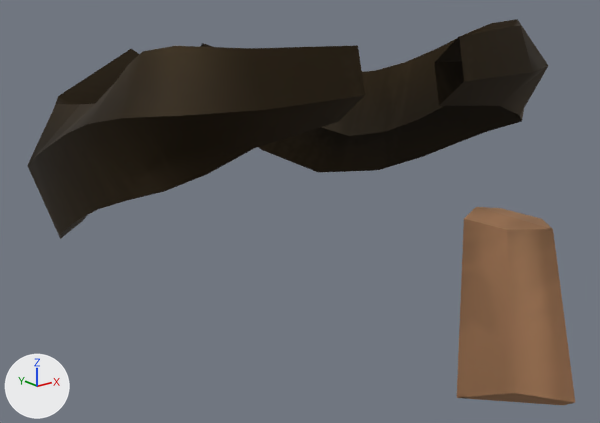
Before and after pictures for a commit that changed the FBX model Prototype/SwarmPrototype/Resources/SwarmModels/Warrior_Head_Bare.fbx.
Before and after are seen from a 50 mm lens placed at (-0.65, -0.739, 2.76), pointed at (-0.031, 0.034, 2.451). Arrows for +X, +Y and +Z are at lower left; the lights stay in place. The first picture is the older version.

In view in the first picture: 'Warrior_Head_Bare'.
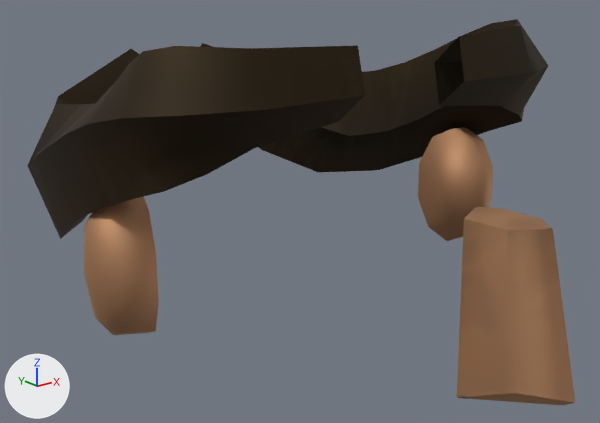
Boxes (x1, y1, x2, y2) around the edits, measured in the pictures (600 x 423 px):
```json
{"part": 1, "of": "me_warrior_head_bare", "change": "added", "after": [418, 127, 494, 241], "on screen": "brown"}
{"part": 2, "of": "me_warrior_head_bare", "change": "added", "after": [84, 197, 159, 335], "on screen": "brown"}
```

Scene script edits in JSON lines:
```json
{"block": "me_warrior_head_bare", "where": "# used by ob_warrior_head_bare; location = (0.0, 0.0, 0.0)"}
{"op": "remove", "block": "me_warrior_head_bare", "code": "me_warrior_head_bare.from_pydata(...)  # 111 vertices, 98 faces; spans x -0.316..0.316, y -0.35..0.402, z 2.309..2.677"}
{"op": "add", "block": "me_warrior_head_bare", "code": "me_warrior_head_bare.from_pydata(...)  # 173 vertices, 160 faces; spans x -0.316..0.316, y -0.35..0.402, z 2.309..2.677"}
{"block": "me_warrior_head_bare", "change": "me_warrior_head_bare part 1: a new loose piece of 31 vertices spanning x 0.236..0.313, y -0.016..0.091, z 2.35..2.52, in mat_warrior_texture (picture img_warrior_texture_png)"}
{"block": "me_warrior_head_bare", "change": "me_warrior_head_bare part 2: a new loose piece of 31 vertices spanning x -0.313..-0.236, y -0.016..0.091, z 2.35..2.52, in mat_warrior_texture (picture img_warrior_texture_png)"}
```
